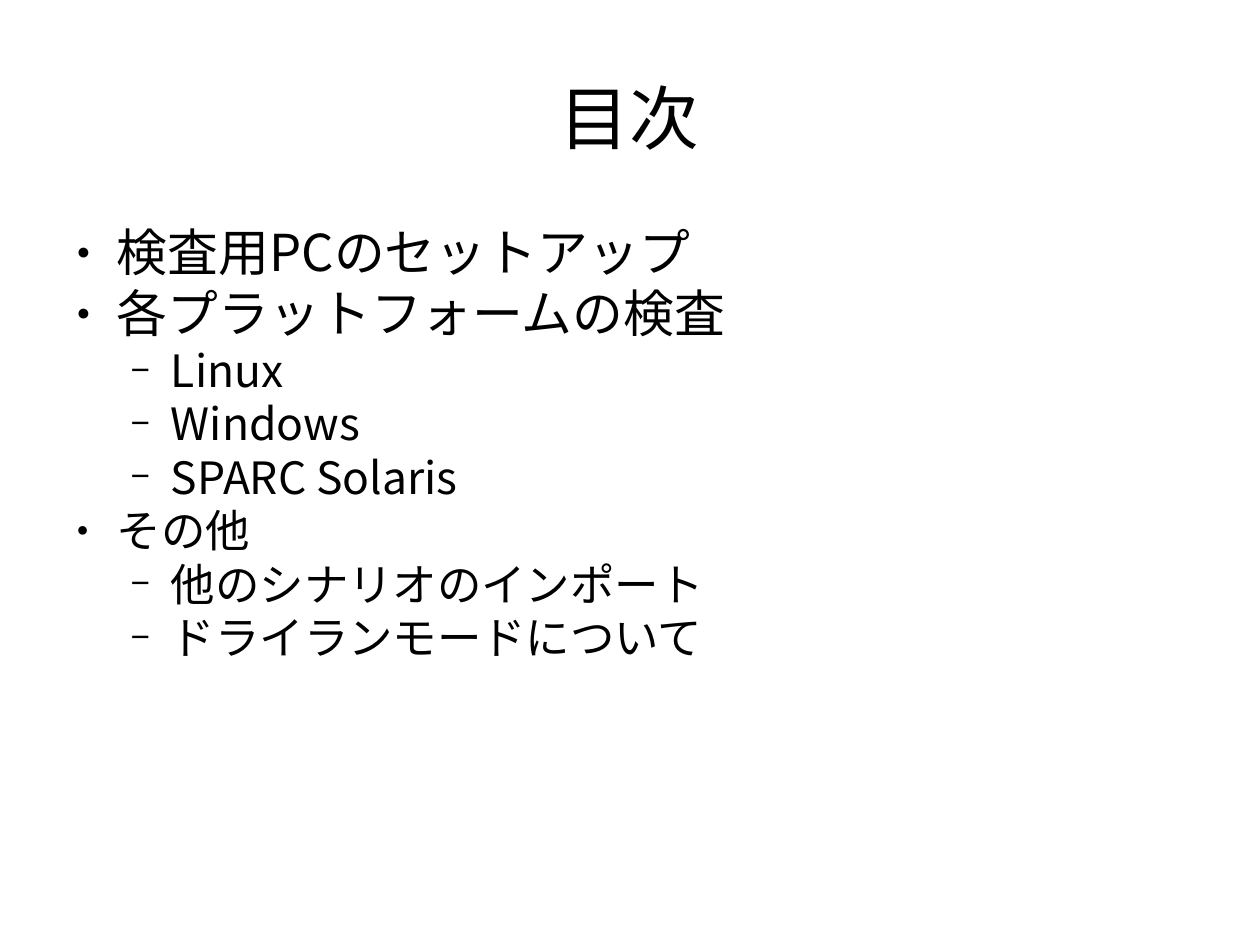
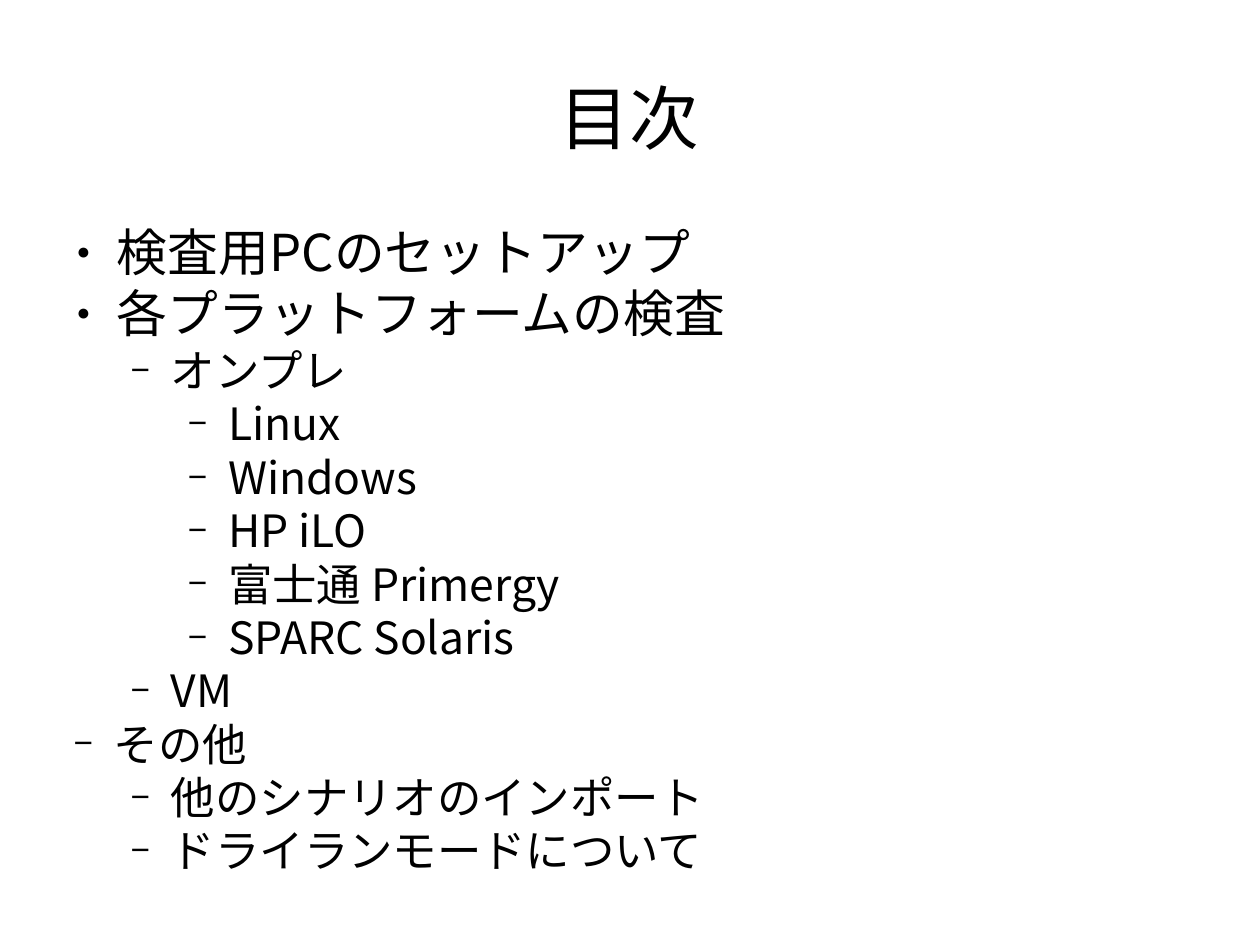
Before and after one commit to frsw3nr/gradle-server-acceptance, a slide deck: slide 2 of docs/jp/tutorial_test_pc.pptx. Drawn at 1260x945 pixels with LibreOffice and Linux fonts; fonts in the diff are those of the drawing. Boxes give left, top, right and bottom in pixels: in the first picture for what was removed or moved away, otherwise in the second. Text is boxed around its words. In the diff, an @@ line names an element or a change of style, - is before the commit and + after.

```diff
--- a/docs/jp/tutorial_test_pc.pptx
+++ b/docs/jp/tutorial_test_pc.pptx
@@ text at [171,350,347,389]: paragraph added @@
+  − オンプレ
@@ text at [114,405,515,765]: list level 2 to 3 in "Linux"; list level 2 to 3 in "Windows"; list level 2 to 3 in "SPARC Solaris"; bullet ● to − @@
@@ text at [228,512,560,611]: paragraphs added @@
+    − HP iLO
+    − 富士通 Primergy
@@ text at [171,674,233,707]: paragraph added @@
+  − VM
```
Also in this commit, not shown: 12 other slides changed, 16 slides added, 1 slide removed, 1 other file.
